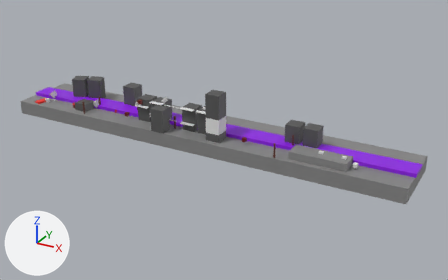
Renders of the glTF model assets/map_city.gltf from each side of a commit.
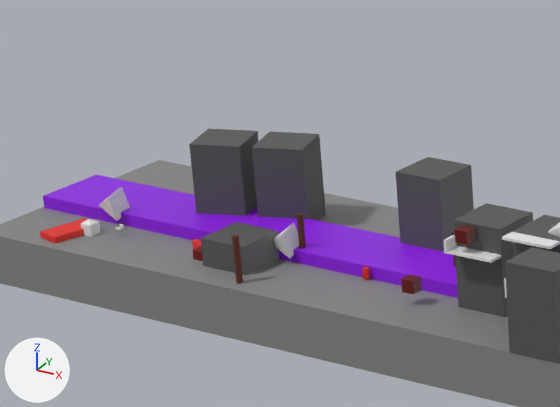
The first picture shows the older version from a camera (50 mm lens) standing at (133.2, -133.7, 67.2) and looking at (56.6, 5.5, -2.4). The close-ups show both versions on the part from 6% to 37% of the width and 16% to 52% of the height of that picture; other places that the commit changed are outside them. Every picture has the same lights, and +X, +Y and +Z are marked at lower left. Where no turn or scale is listed for an object, it has been applied to the vertices.

The scene before the commit, as lines of its bpy script (objects in view):
```python
ob_blok = bpy.data.objects.new('Blok', me_cube_018)
ob_blok.location = (9.24, 9.03, 0.5)
ob_blok_001 = bpy.data.objects.new('Blok.001', me_cube_021)
ob_blok_001.location = (4.54, 7.32, 0.5)
ob_blok_008 = bpy.data.objects.new('Blok.008', me_cube_097)
ob_blok_008.location = (33.2, 2.6, 0.5)
ob_lisek = bpy.data.objects.new('Lisek', me_lisek)
ob_lisek.location = (0.0, 0.0, 0.77)
ob_obstacle_house = bpy.data.objects.new('Obstacle_house', me_cube_008)
ob_obstacle_house.location = (11.69, 0.17, 0.5)
ob_slup_004 = bpy.data.objects.new('Slup.004', me_cylinder_014)
ob_slup_004.location = (27.85, 5.15, 0.11)
ob_slup_006 = bpy.data.objects.new('Slup.006', me_cylinder_001)
ob_slup_006.location = (15.39, 2.79, 0.11)
ob_slup_007 = bpy.data.objects.new('Slup.007', me_cylinder_002)
ob_slup_007.location = (14.31, -3.18, 0.11)
ob_spawn_bird = bpy.data.objects.new('Spawn_Bird', me_cube_044)
ob_spawn_bird.location = (-3.0, 2.0, 2.0)
# also in view: 'Flora' at (50.0, 5.0, 1.0); 'Obstacle_car' at (-3.9, -1.4, 0.5); 'Blok.003' at (23.2, 9.1, 3.8); 'Blok.007' at (38.2, 2.6, 3.8); 'Blok.011' at (41.2, -2.9, 3.8)
```
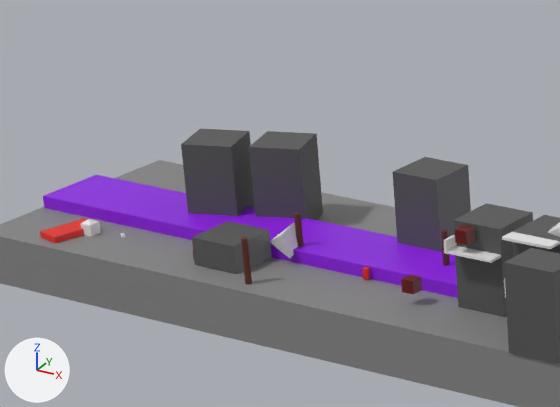
Pixel boxes [x1, y1, x2, y2] of what changed, in the close-ups (560 x 407 px):
'Blok', moved: before [252, 131, 326, 221]; after [249, 131, 323, 220]
'Blok.003', moved: before [396, 157, 474, 252]; after [393, 157, 471, 252]
'Blok.001', moved: before [189, 128, 258, 216]; after [181, 129, 255, 216]
'Blok.011', moved: before [505, 247, 560, 363]; after [504, 248, 560, 364]
'Obstacle_house', moved: before [201, 222, 279, 275]; after [192, 221, 272, 274]
'Slup.007', moved: before [232, 234, 243, 284]; after [241, 237, 252, 285]
'Spawn_Bird', deleted: before [99, 186, 130, 221]
'Slup.006', moved: before [296, 213, 306, 248]; after [294, 212, 304, 247]
'Slup.004', moved: before [452, 231, 456, 267]; after [441, 230, 450, 266]
'Lisek', moved: before [115, 223, 124, 233]; after [121, 233, 126, 238]

Diff of the bpy script that builds the scene:
```diff
--- a/assets/map_city.gltf.py
+++ b/assets/map_city.gltf.py
@@ ob_lisek @@
 ob_lisek = bpy.data.objects.new('Lisek', me_lisek)
-ob_lisek.location = (0.0, 0.0, 0.77)
+ob_lisek.location = (0.0, 0.0, 0.0)
@@ ob_slup_004 @@
 ob_slup_004 = bpy.data.objects.new('Slup.004', me_cylinder_014)
-ob_slup_004.location = (27.85, 5.15, 0.11)
+ob_slup_004.location = (27.0, 5.0, 0.11)
@@ ob_obstacle_house @@
 ob_obstacle_house = bpy.data.objects.new('Obstacle_house', me_cube_008)
-ob_obstacle_house.location = (11.69, 0.17, 0.5)
+ob_obstacle_house.location = (11.0, 0.0, 0.5)
@@ ob_slup_006 @@
 ob_slup_006 = bpy.data.objects.new('Slup.006', me_cylinder_001)
-ob_slup_006.location = (15.39, 2.79, 0.11)
+ob_slup_006.location = (15.0, 3.0, 0.0)
@@ ob_slup_007 @@
 ob_slup_007 = bpy.data.objects.new('Slup.007', me_cylinder_002)
-ob_slup_007.location = (14.31, -3.18, 0.11)
+ob_slup_007.location = (15.0, -3.0, 0.0)
@@ ob_spawn_bird @@
-ob_spawn_bird = bpy.data.objects.new('Spawn_Bird', me_cube_044)
-ob_spawn_bird.location = (-3.0, 2.0, 2.0)
@@ ob_blok @@
 ob_blok = bpy.data.objects.new('Blok', me_cube_018)
-ob_blok.location = (9.24, 9.03, 0.5)
+ob_blok.location = (9.0, 9.0, 0.5)
@@ ob_blok_001 @@
 ob_blok_001 = bpy.data.objects.new('Blok.001', me_cube_021)
-ob_blok_001.location = (4.54, 7.32, 0.5)
+ob_blok_001.location = (4.0, 7.0, 0.5)
@@ ob_blok_011 @@
 ob_blok_011 = bpy.data.objects.new('Blok.011', me_cube_102)
-ob_blok_011.location = (41.2, -2.9, 0.5)
+ob_blok_011.location = (41.2, -3.0, 0.5)
@@ ob_blok_003 @@
 ob_blok_003 = bpy.data.objects.new('Blok.003', me_cube_103)
-ob_blok_003.location = (23.2, 9.1, 0.5)
+ob_blok_003.location = (23.0, 9.0, 0.5)
```
